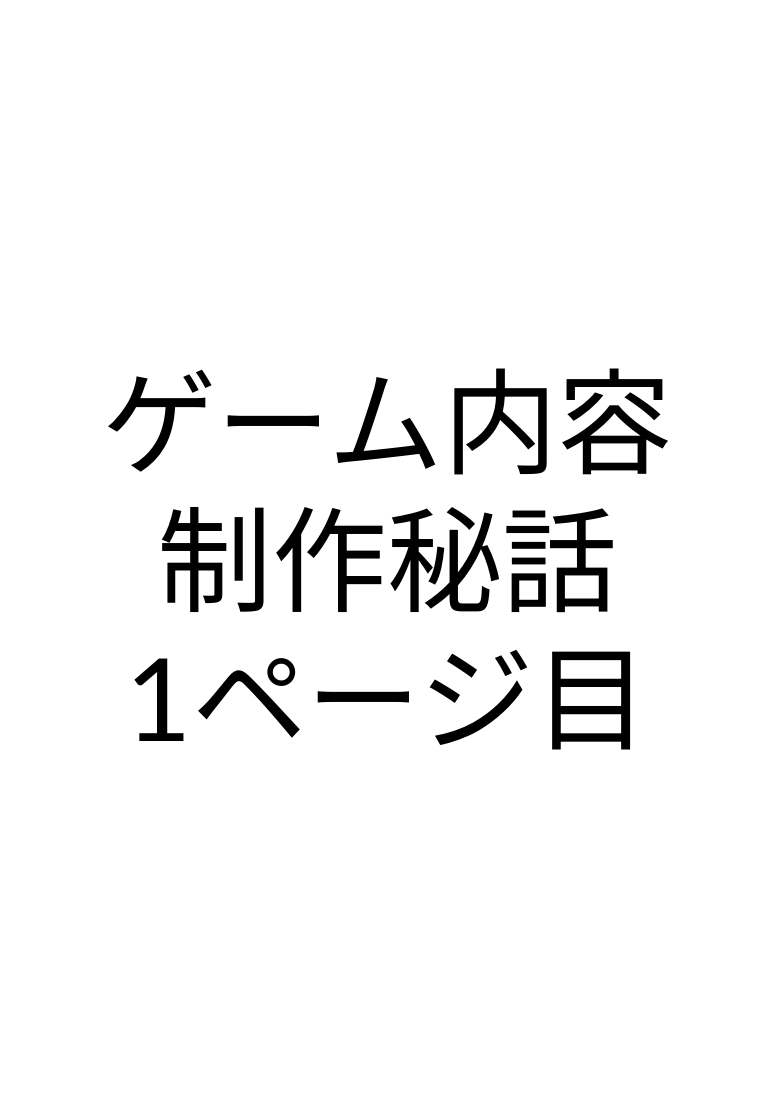
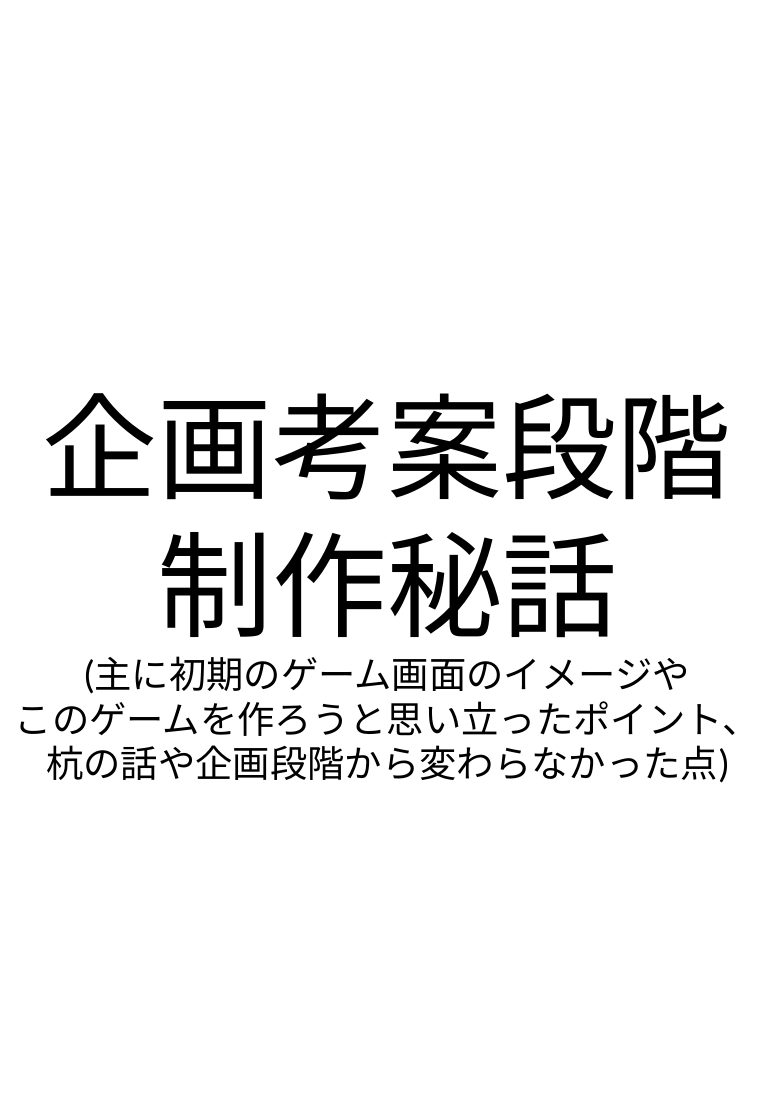
Before and after one commit to RitsukiObara/GraduationTeam, a slide deck: slide 4 of 07_Archive/Archive.pptx. Drawn at 775x1120 pixels with LibreOffice and Linux fonts; fonts in the diff are those of the drawing. Boxes give left, top, right and bottom in pixels: in the first picture for what was removed or moved away, otherwise in the second. Text is boxed around its words. In the diff, an @@ line names an element or a change of style, - is before the commit and + after.

```diff
--- a/07_Archive/Archive.pptx
+++ b/07_Archive/Archive.pptx
@@ text "企画考案段階": place and size @@
-text "企画考案段階" at bbox=[102, 368, 673, 750]
+text "企画考案段階" at bbox=[15, 393, 760, 783]
@@ text at bbox=[43, 393, 732, 500]: text changed @@
-ゲーム内容
+企画考案段階
@@ text at bbox=[15, 656, 760, 783]: text changed; size 80 to 26 pt @@
-1ページ目
+(主に初期のゲーム画面のイメージや
+このゲームを作ろうと思い立ったポイント、
+杭の話や企画段階から変わらなかった点)
```
Also in this commit, not shown: 5 other slides changed, 2 slides added, 2 slides removed.
